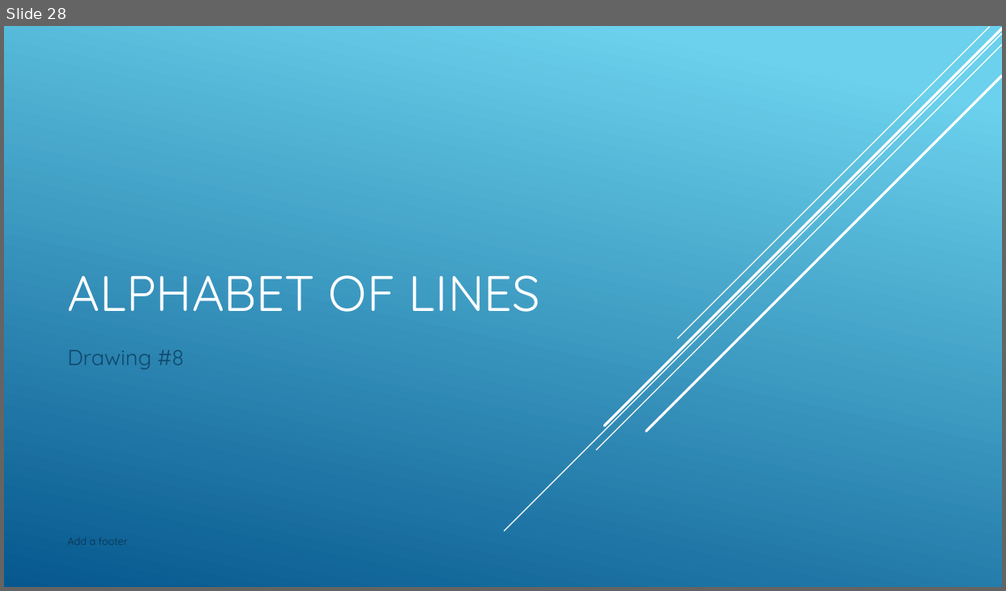
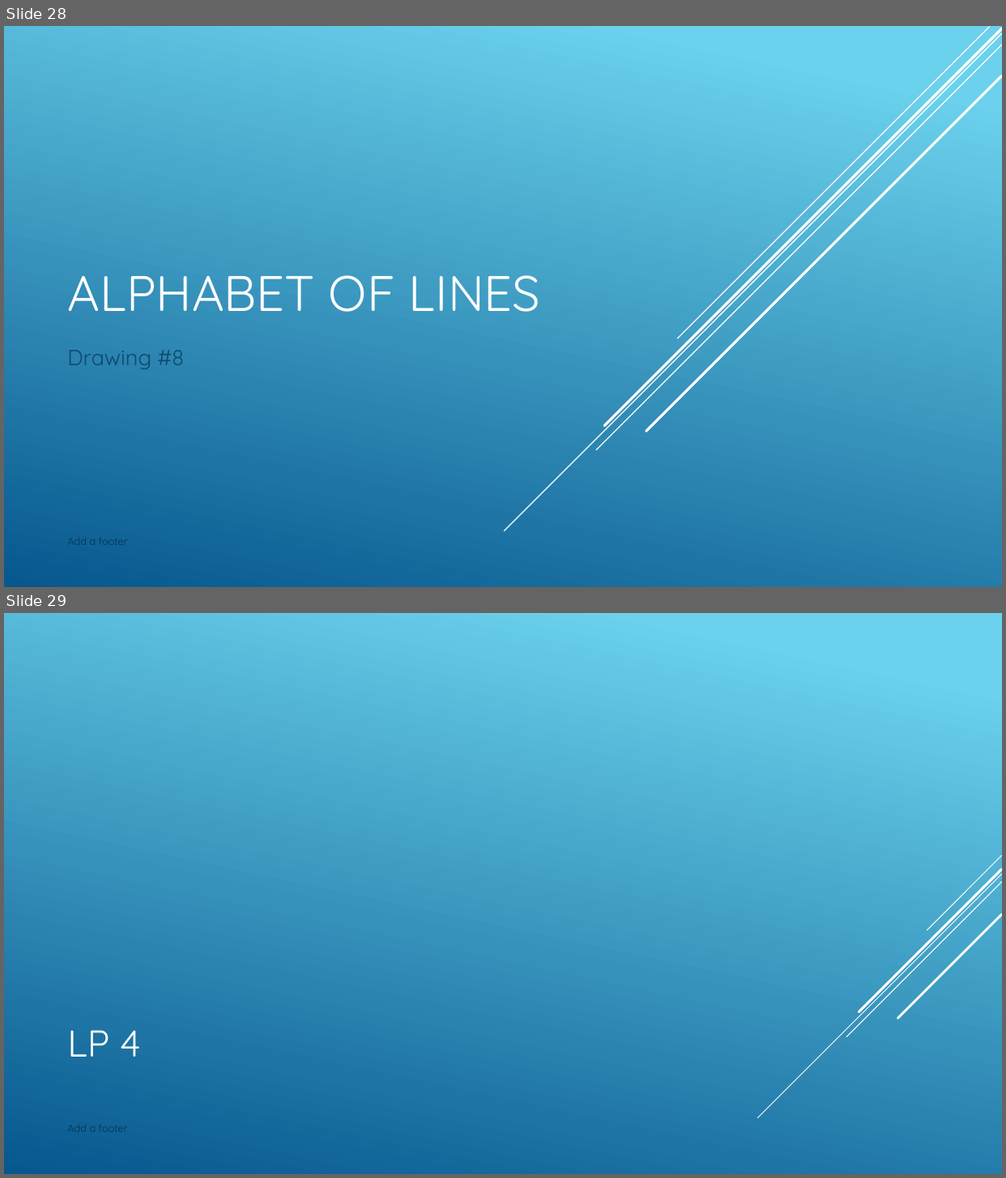
Before and after one commit to nickvertucci/Technology-Education-Curriculum, a slide deck: High School/Design and Drawing for Production/Unit 4 - The Alphabet of Lines/Section 1 - Introduction to Alphabet of Lines/Assets/Unit 4 - Section 1 - Introduction to Alphabet of Line.pptx. Shown one above the other, each under a label of ours: slide 28 before the commit, slides 28 and 29 after it. The pictures are 1006x591 and 1006x1178 pixels, drawn with LibreOffice and Linux fonts; fonts in the diff are those of the drawing. Boxes give left, top, right and bottom in pixels: in the first picture for what was removed or moved away, otherwise in the second. Text is boxed around its words. In the diff, an @@ line names an element or a change of style, - is before the commit and + after.

```diff
--- a/High School/Design and Drawing for Production/Unit 4 - The Alphabet of Lines/Section 1 - Introduction to Alphabet of Lines/Assets/Unit 4 - Section 1 - Introduction to Alphabet of Line.pptx
+++ b/High School/Design and Drawing for Production/Unit 4 - The Alphabet of Lines/Section 1 - Introduction to Alphabet of Lines/Assets/Unit 4 - Section 1 - Introduction to Alphabet of Line.pptx
@@ slide 29 added at bbox=[4, 613, 1002, 1174], background gradient #6ED2EB to #06588E @@
@@ group added at bbox=[758, 855, 1002, 1118]: 5 lines @@
@@ title added at bbox=[67, 1030, 141, 1057], 36 pt, text #FFFFFF @@
+LP 4
@@ text added at bbox=[67, 1125, 128, 1132], 10 pt, text #0A304A @@
+Add a footer
```
Also in this commit, not shown: 2 other slides added.
